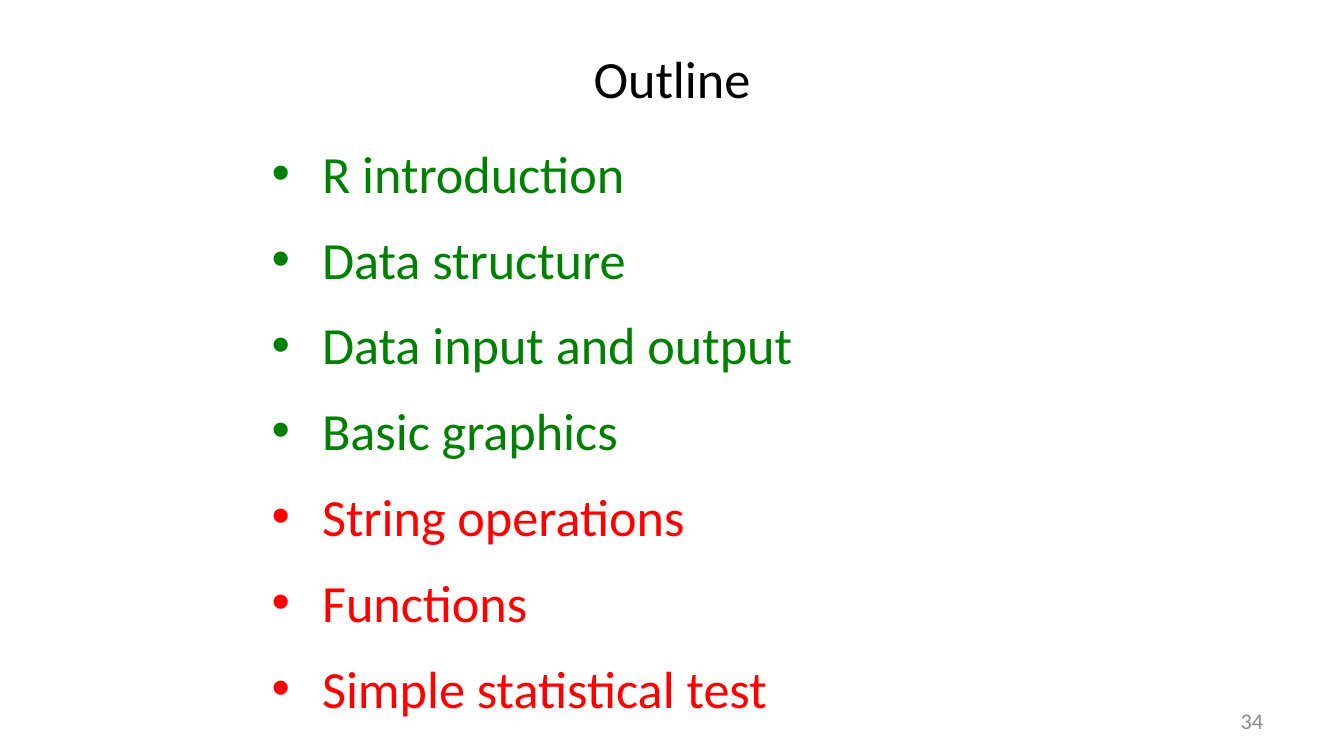
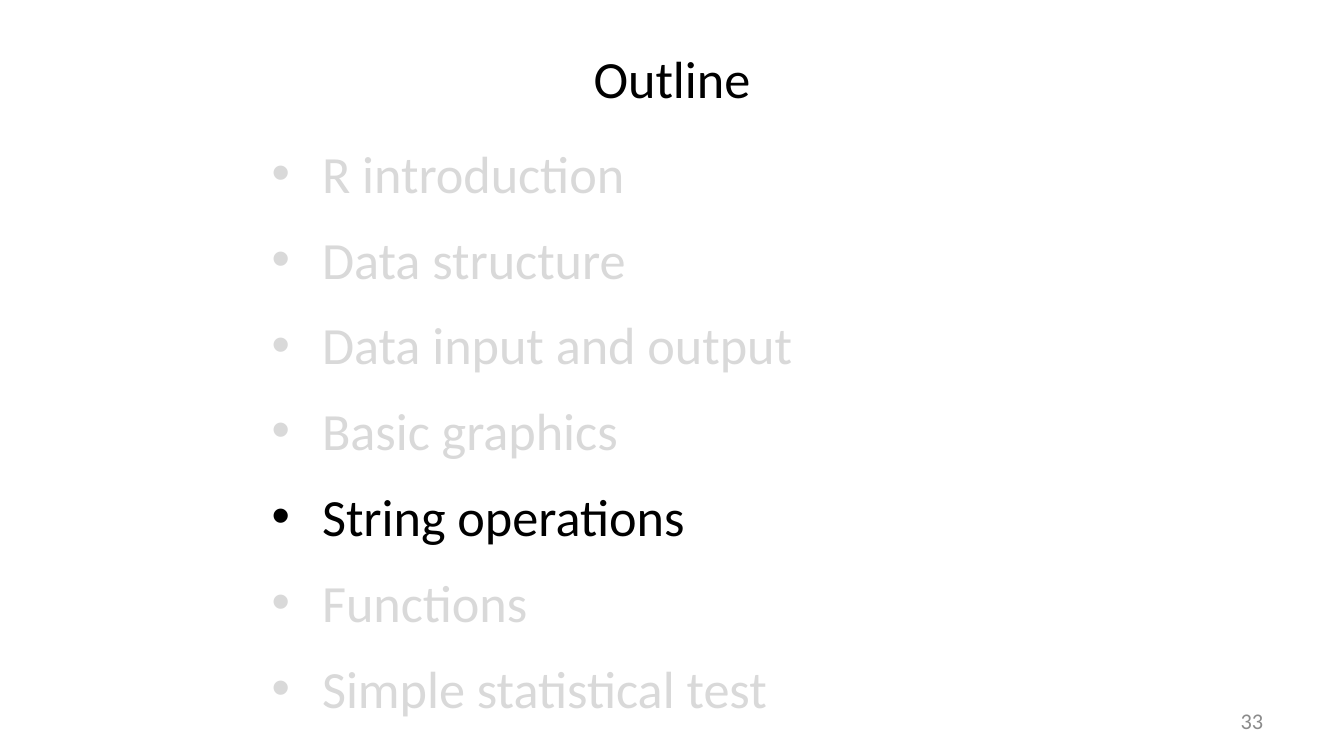
Before and after one commit to liu3zhenlab/teaching, a slide deck: slide 33 of PLPTH813Bioinformatis/2025/1_lecture/lecture09_R.pptx (slide 34 before the commit). Drawn at 1344x756 pixels with LibreOffice and Linux fonts; fonts in the diff are those of the drawing. Boxes give left, top, right and bottom in pixels: in the first picture for what was removed or moved away, otherwise in the second. Text is boxed around its words. In the diff, an @@ line names an element or a change of style, - is before the commit and + after.

```diff
--- a/PLPTH813Bioinformatis/2025/1_lecture/lecture09_R.pptx
+++ b/PLPTH813Bioinformatis/2025/1_lecture/lecture09_R.pptx
@@ text "R introduction" at (322, 144, 792, 722): text colour #008000 to #D9D9D9 in "R introduction", "Data structure", "Data input and output", "Basic graphics"; text colour #FF0000 to #000000 in "String operations"; text colour #FF0000 to #D9D9D9 in "Functions", "Simple statistical test" @@
@@ page number at (1241, 714, 1264, 729): text changed @@
-34
+33
```
Also in this commit, not shown: 4 other slides changed, 1 slide removed, 3 other files.
